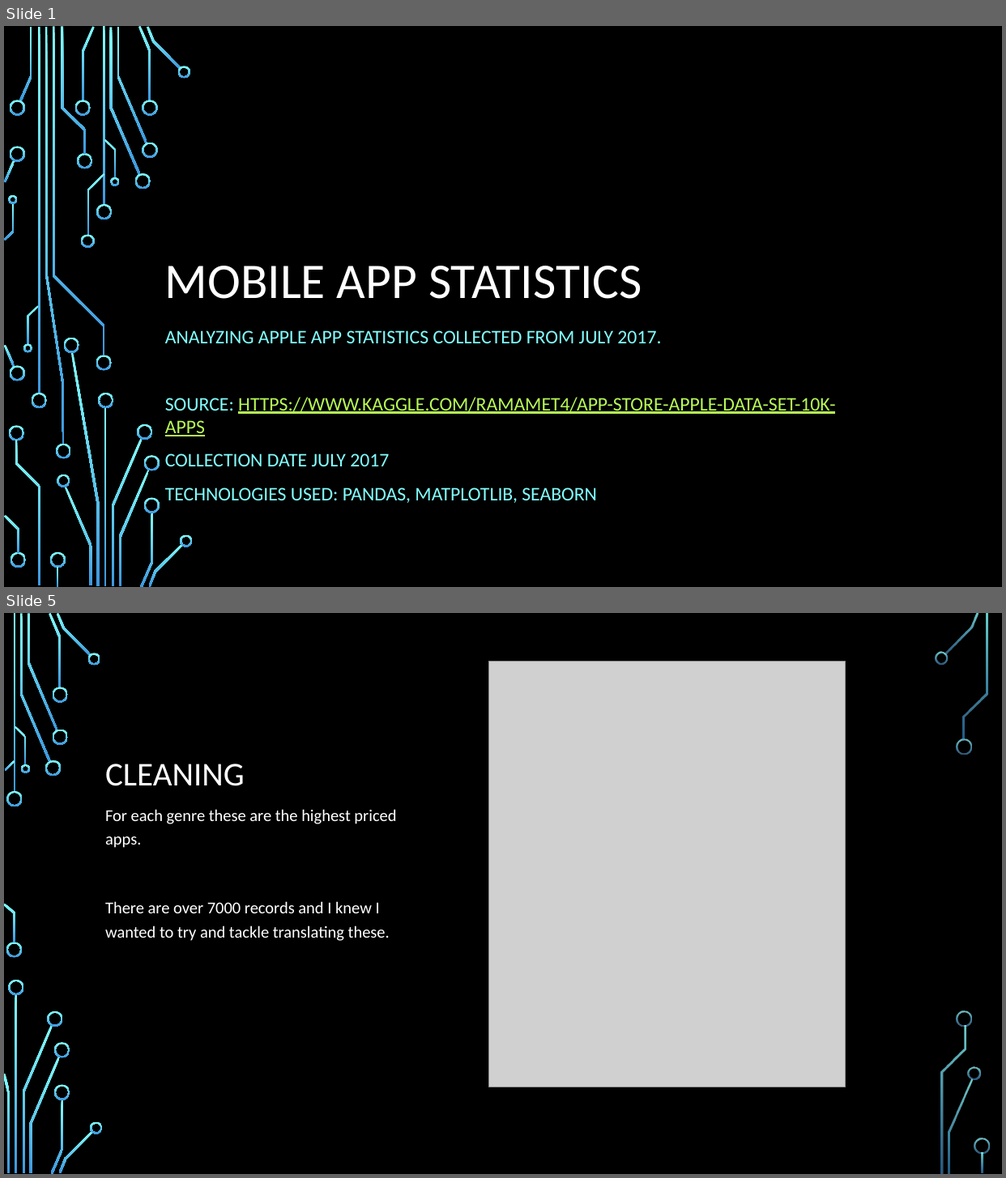
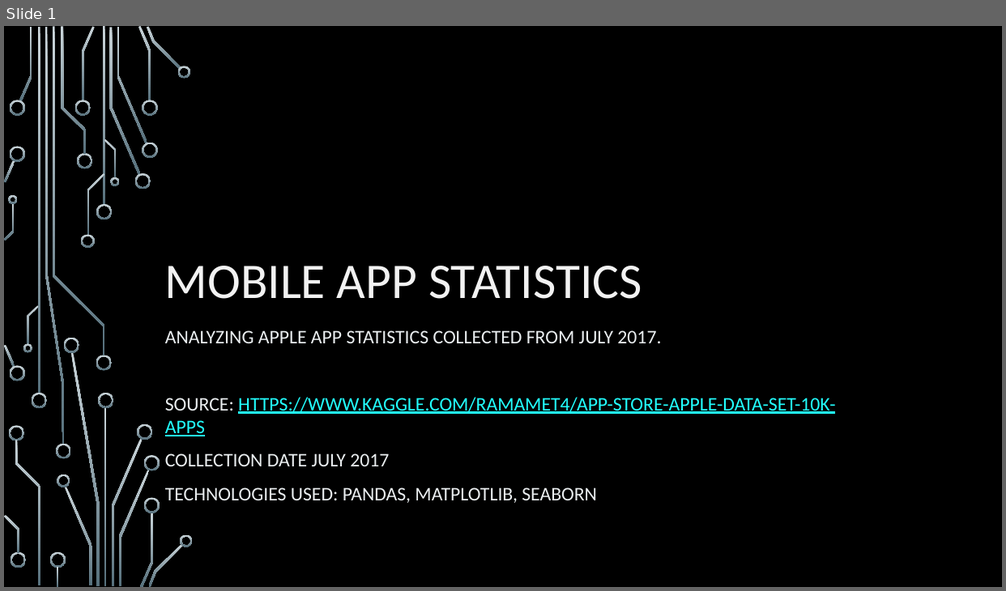
Before and after one commit to EmpressBelless/AppleDataSet, a slide deck: AppleApps2017.pptx. Shown one above the other, each under a label of ours: slides 1 and 5 before the commit, slide 1 after it; the slides between them are not shown. The pictures are 1006x1178 and 1006x591 pixels, drawn with LibreOffice and Linux fonts; fonts in the diff are those of the drawing; grey boxes stand for pictures; background and template pictures are left out. Boxes give left, top, right and bottom in pixels: in the first picture for what was removed or moved away, otherwise in the second. Text is boxed around its words. In the diff, an @@ line names an element or a change of style, - is before the commit and + after.

```diff
--- a/AppleApps2017.pptx
+++ b/AppleApps2017.pptx
@@ slide 5 removed at box(4, 613, 1002, 1174), background picture (left out) @@
@@ picture removed at box(489, 662, 846, 1088) @@
@@ title removed at box(105, 764, 245, 786) @@
-CLEANING
@@ text removed at box(105, 809, 396, 941) @@
-For each genre these are the highest priced apps.
-There are over 7000 records and I knew I wanted to try and tackle translating these.
@@ group removed at box(4, 613, 990, 1174): 33 freeform shapes, 3 rectangles @@
@@ slide 1 changed as well @@
@@ fill gradient #82FFFF to #3D97DE to gradient #CAD5DA to #56707C in 54 elements at box(96, 204, 112, 220), box(96, 356, 112, 371), box(38, 27, 40, 394), box(31, 393, 47, 408), box(19, 27, 32, 101), box(109, 28, 140, 175), box(135, 173, 151, 189), box(117, 27, 147, 143), box(138, 26, 151, 101), box(142, 142, 157, 158), box(142, 100, 157, 116), box(147, 27, 181, 70), box(177, 66, 191, 78), box(82, 27, 95, 101), box(75, 100, 91, 116), box(77, 153, 92, 169), box(65, 486, 92, 586), box(57, 475, 70, 487), box(9, 100, 25, 116), box(4, 345, 15, 367), box(9, 366, 25, 382), box(4, 160, 15, 183), box(9, 147, 25, 162), box(61, 27, 87, 154), box(9, 426, 24, 442), box(15, 440, 40, 585), box(49, 552, 66, 568), box(57, 567, 58, 587), box(10, 552, 26, 568), box(4, 515, 19, 554), box(87, 173, 104, 236), box(81, 235, 95, 248), box(53, 27, 105, 356), box(104, 139, 117, 178), box(110, 177, 119, 186), box(27, 306, 39, 345), box(23, 344, 32, 353), box(5, 203, 14, 240), box(9, 195, 18, 204), box(104, 408, 107, 587), box(112, 438, 143, 586), box(98, 393, 114, 408), box(71, 352, 100, 587), box(64, 337, 79, 353), box(138, 425, 153, 440), box(119, 470, 150, 587), box(140, 513, 153, 587), box(144, 456, 160, 472), box(144, 497, 160, 514), box(148, 544, 183, 587), box(180, 535, 193, 547), box(45, 27, 65, 445), box(56, 444, 70, 459), box(103, 27, 105, 206) @@
@@ title "MOBILE APP STATISTICS" at box(165, 266, 642, 299): text colour #FFFFFF to #F2F2F2 @@
@@ subtitle "ANALYZING APPLE APP STATISTICS COLLECTED ..." at box(165, 331, 835, 503): text colour #82FFFF to #EAEEF0 in "ANALYZING APPLE APP STATISTICS COLLECTED FROM JULY ...", "SOURCE:", "COLLECTION DATE JULY 2017", "TECHNOLOGIES USED: PANDAS, MATPLOTLIB, SEABORN"; text colour #B8FA56 to #22FFFF in "HTTPS://WWW.KAGGLE.COM/RAMAMET4/APP-STORE-APPLE-DATA-SET-10K ..." @@
```
Also in this commit, not shown: 6 other slides changed, 4 slides added, 9 other slides removed, 8 other files.
